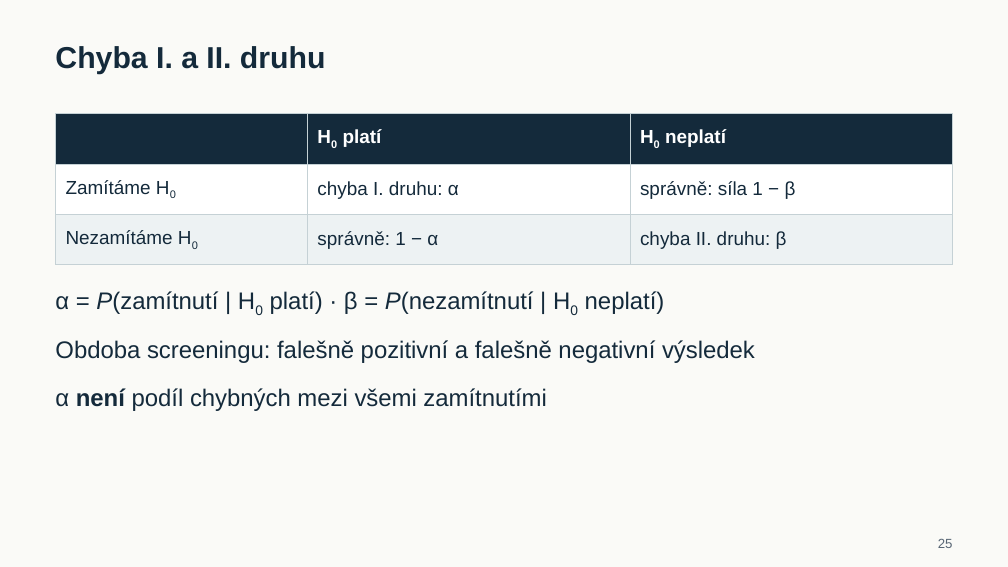
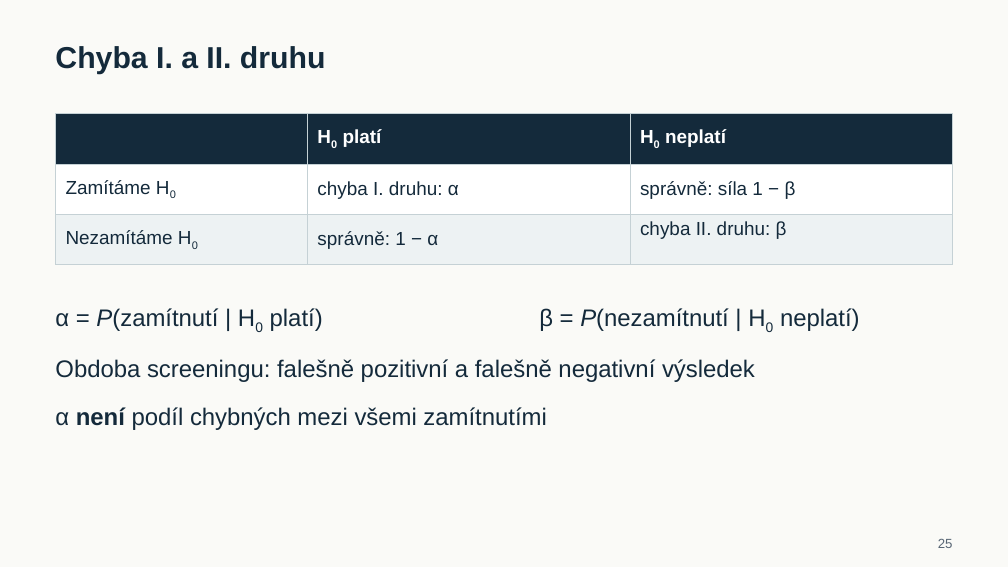
Before and after one commit to reckak/statistics-for-psychology, a slide deck: slide 25 of presentations/kapitola_06_vyberove_rozdeleni_a_testovani.pptx. Drawn at 1008x567 pixels with LibreOffice and Linux fonts; fonts in the diff are those of the drawing. Boxes give left, top, right and bottom in pixels: in the first picture for what was removed or moved away, otherwise in the second. Text is boxed around its words. In the diff, an @@ line names an element or a change of style, - is before the commit and + after.

```diff
--- a/presentations/kapitola_06_vyberove_rozdeleni_a_testovani.pptx
+++ b/presentations/kapitola_06_vyberove_rozdeleni_a_testovani.pptx
@@ text at bbox=[55, 308, 860, 331]: text changed @@
-α = P(zamítnutí | H0 platí) · β = P(nezamítnutí | H0 neplatí)
+α = P(zamítnutí | H0 platí) β = P(nezamítnutí | H0 neplatí)
@@ text "Obdoba screeningu: falešně pozitivní a ...": place and size @@
-text "Obdoba screeningu: falešně pozitivní a ..." at bbox=[55, 340, 755, 363]
+text "Obdoba screeningu: falešně pozitivní a ..." at bbox=[55, 359, 755, 382]
@@ text "α není podíl chybných mezi ...": place and size @@
-text "α není podíl chybných mezi ..." at bbox=[55, 388, 546, 411]
+text "α není podíl chybných mezi ..." at bbox=[55, 407, 546, 430]
```
Also in this commit, not shown: 9 other slides changed, 1 other file.
